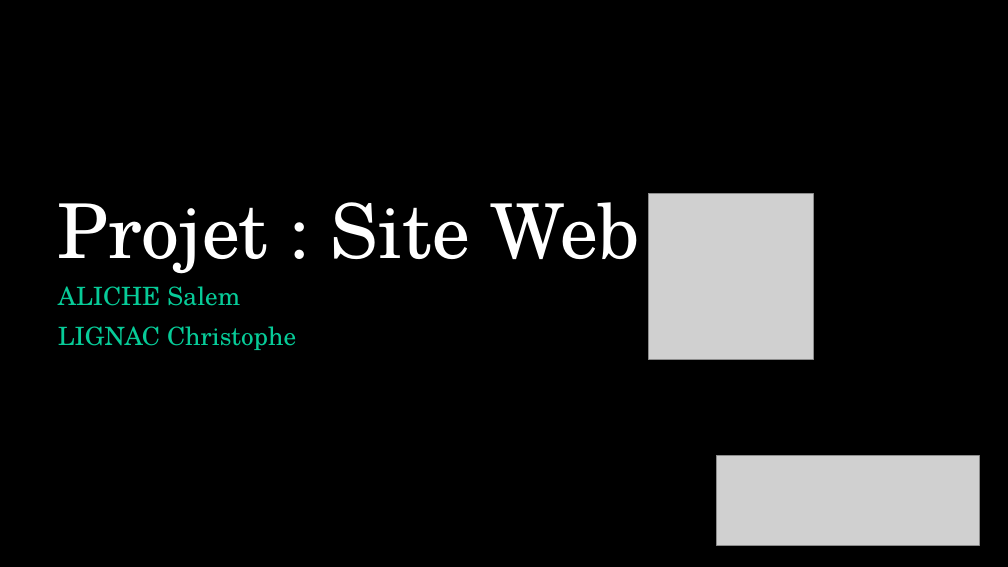
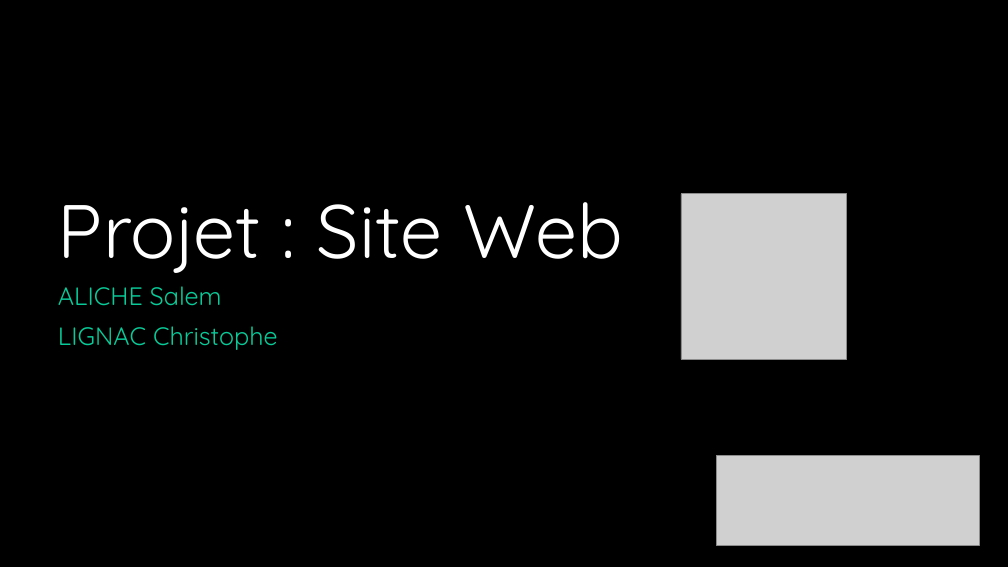
Before and after one commit to Sheronne/Projet-Web, a slide deck: slide 1 of Projet_Website_VueJS.pptx. Drawn at 1008x567 pixels with LibreOffice and Linux fonts; fonts in the diff are those of the drawing; grey boxes stand for pictures; background and template pictures are left out. Boxes give left, top, right and bottom in pixels: in the first picture for what was removed or moved away, otherwise in the second. Text is boxed around its words. In the diff, an @@ line names an element or a change of style, - is before the commit and + after.

```diff
--- a/Projet_Website_VueJS.pptx
+++ b/Projet_Website_VueJS.pptx
@@ title "Projet : Site Web" at box(58, 202, 622, 273): font TeX Gyre Schola to Quicksand @@
@@ picture: place and size @@
-picture at box(648, 194, 814, 359)
+picture at box(681, 194, 847, 359)
@@ subtitle "ALICHE Salem" at box(58, 286, 278, 350): font TeX Gyre Schola to Quicksand @@
```
Also in this commit, not shown: 12 other slides changed.
